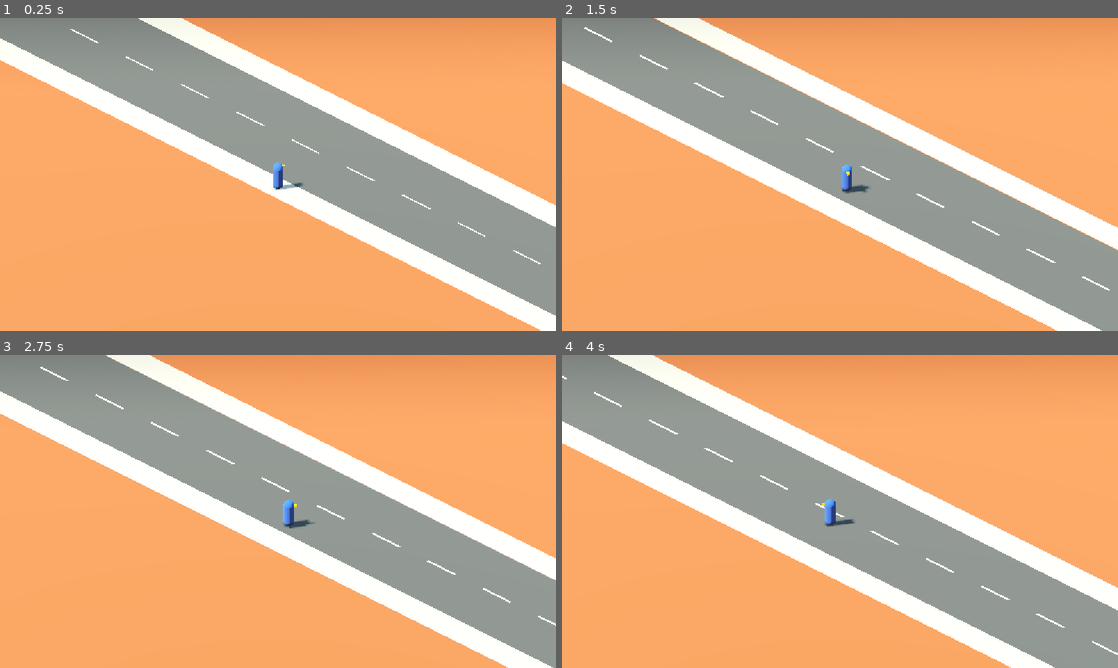
Above: before the commit, frames 1-4 (two rows, left to right).
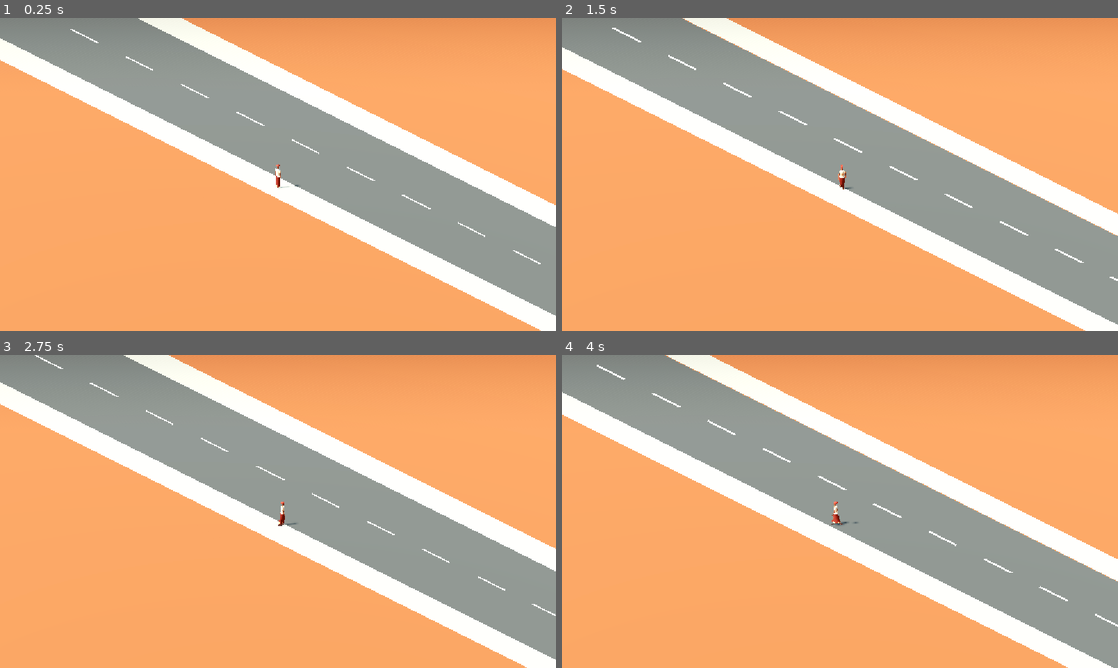
Above: after the commit, the same moments.

Repository: asieduofeijnr/gold_coast
Game: Godot game, scene res://scenes/main/main.tscn
Same seed, same stepped clock (60 frames per second), same inputs: the game is played once before the commit and once after it.
Inputs:
- Up to frame 1 (0.25 s): no input
- Up to frame 2 (1.5 s): hold D (move_right) 0.53-1.28 s; hold S (move_back) from 1.28 s (still down)
- Up to frame 3 (2.75 s): release S (move_back) at 2.03 s; hold D (move_right) from 2.03 s (still down)
- Up to frame 4 (4 s): release D (move_right) at 2.78 s; hold W (move_forward) 2.78-3.53 s; hold A (move_left) from 3.53 s (still down)

The runs differ from the first frame. In frame 1, 0.2% of the frame differs, in the area x 49-55%, y 46-55%; in frame 2, 16%; in frame 3, 11%; in frame 4, 29%, in the area x 0-100%, y 0-100%.

Commit message:
Add the first player character
A young woman in a kaba and slit with a duku, gold jewelry, and sandals,
built by blender/scripts/build_player_character.py and exported as a .glb
with idle and walk animations. Adds her colors to the palette (and renames
danfo_yellow to kente_gold), slows walking to 1.8 m/s to match her steps,
and adds tests for her animations.

Diff:
--- a/gold-coast/art/palette/palette.gd
+++ b/gold-coast/art/palette/palette.gd
@@ -8,7 +8,7 @@
 ## The color names. Scripts can show these as a dropdown in the Inspector
 ## (see PaletteMesh).
 enum ColorName {
-	DANFO_YELLOW,
+	KENTE_GOLD,
 	LATERITE,
 	ASPHALT,
 	ROAD_MARKING,
@@ -25,10 +25,17 @@
 	SKY_HORIZON,
 	GROUND_HORIZON,
 	GROUND_BOTTOM,
+	SKIN_DEEP,
+	CLOTH_MAROON,
+	CLOTH_RED,
+	CLOTH_CREAM,
+	CLOTH_OCHRE,
+	GOLD_JEWELRY,
+	DARK_BROWN,
 }
 
 const COLORS: Dictionary[ColorName, Color] = {
-	ColorName.DANFO_YELLOW: Color("#F2B705"), # buses, accents
+	ColorName.KENTE_GOLD: Color("#F2B705"), # accents, taxi corners, signboards
 	ColorName.LATERITE: Color("#A9532D"), # bare ground, road edges
 	ColorName.ASPHALT: Color("#4A4A48"), # roads
 	ColorName.ROAD_MARKING: Color("#E8E4D8"), # lane lines
@@ -45,6 +52,13 @@
 	ColorName.SKY_HORIZON: Color("#D9D0BE"), # hazy sky near the horizon
 	ColorName.GROUND_HORIZON: Color("#9A5A3A"), # what you see past the edge of the map
 	ColorName.GROUND_BOTTOM: Color("#8A4E30"), # what you see past the edge of the map
+	ColorName.SKIN_DEEP: Color("#7A4433"), # the player's skin
+	ColorName.CLOTH_MAROON: Color("#6A1C15"), # her slit (wrap skirt)
+	ColorName.CLOTH_RED: Color("#A3362A"), # her duku (headwrap)
+	ColorName.CLOTH_CREAM: Color("#EAD3B4"), # her kaba (top)
+	ColorName.CLOTH_OCHRE: Color("#E0A878"), # trim bands on her skirt
+	ColorName.GOLD_JEWELRY: Color("#D9A55B"), # earrings, necklace, bangles
+	ColorName.DARK_BROWN: Color("#3D1A14"), # sandals, eyes
 }
 
 # One shared material per color, made the first time it's asked for.
--- a/gold-coast/scenes/player/player.gd
+++ b/gold-coast/scenes/player/player.gd
@@ -3,14 +3,18 @@
 ## The character you control. WASD (or the arrow keys) moves you relative
 ## to the camera: W always walks up the screen, whatever the camera angle.
 
-## Top walking speed, in metres per second.
-@export var walk_speed := 4.5
+## Top walking speed, in metres per second (a brisk walk, matching her
+## walk animation).
+@export var walk_speed := 1.8
 ## How quickly you speed up to walking speed (metres per second, per second).
 @export var acceleration := 30.0
 ## How quickly you slow down after letting go of the keys.
 @export var deceleration := 40.0
 ## How quickly you turn to face the way you're walking. Higher = snappier.
 @export var turn_speed := 12.0
+
+# The 3D character, if the Model is one (the old capsule placeholder isn't).
+@onready var _model := get_node_or_null("Model") as PlayerModel
 
 
 func _physics_process(delta: float) -> void:
@@ -32,6 +36,9 @@
 
 	move_and_slide()
 
+	if _model != null:
+		_model.move_speed = Vector2(velocity.x, velocity.z).length()
+
 
 ## Turns the key input into a direction on the ground, based on which way
 ## the camera is looking.
--- a/gold-coast/scenes/player/player.tscn
+++ b/gold-coast/scenes/player/player.tscn
@@ -1,7 +1,7 @@
 [gd_scene format=3]
 
 [ext_resource type="Script" path="res://scenes/player/player.gd" id="1_player"]
-[ext_resource type="PackedScene" path="res://scenes/player/player_placeholder_model.tscn" id="2_model"]
+[ext_resource type="PackedScene" path="res://scenes/player/player_model.tscn" id="2_model"]
 
 [sub_resource type="CapsuleShape3D" id="CapsuleShape3D_body"]
 radius = 0.35
--- /dev/null
+++ b/gold-coast/scenes/player/player_model.gd
@@ -0,0 +1,40 @@
+class_name PlayerModel
+extends Node3D
+## The player's 3D character. It plays "idle" when she's standing still and
+## "walk" when she's moving, and speeds the walk up or slows it down so her
+## feet keep pace with the ground.
+
+## The speed (metres per second) her walk animation was made for. Measured
+## from the animation in Blender.
+@export var walk_animation_speed := 1.7
+## Below this speed she counts as standing still.
+@export var walk_threshold := 0.2
+## How long the change between standing and walking takes, in seconds.
+@export var blend_time := 0.2
+
+## How fast she's moving, in metres per second. The player script sets this.
+var move_speed := 0.0
+
+@onready var animation_player: AnimationPlayer = find_child("AnimationPlayer")
+
+
+func _ready() -> void:
+	# The animations should repeat forever. The file doesn't store that, so
+	# it's set here.
+	for animation_name in animation_player.get_animation_list():
+		animation_player.get_animation(animation_name).loop_mode = Animation.LOOP_LINEAR
+	animation_player.play("idle")
+
+
+func _process(_delta: float) -> void:
+	if move_speed > walk_threshold:
+		_play("walk")
+		animation_player.speed_scale = move_speed / walk_animation_speed
+	else:
+		_play("idle")
+		animation_player.speed_scale = 1.0
+
+
+func _play(animation_name: StringName) -> void:
+	if animation_player.current_animation != animation_name:
+		animation_player.play(animation_name, blend_time)
--- /dev/null
+++ b/gold-coast/scenes/player/player_model.tscn
@@ -0,0 +1,10 @@
+[gd_scene format=3]
+
+[ext_resource type="Script" path="res://scenes/player/player_model.gd" id="1_player_model"]
+[ext_resource type="PackedScene" path="res://art/models/characters/player_character.glb" id="2_character"]
+
+[node name="PlayerModel" type="Node3D"]
+script = ExtResource("1_player_model")
+
+[node name="Character" parent="." instance=ExtResource("2_character")]
+transform = Transform3D(-1, 0, 0, 0, 1, 0, 0, 0, -1, 0, 0, 0)
--- /dev/null
+++ b/gold-coast/tests/test_player_model.gd
@@ -0,0 +1,44 @@
+extends TestCase
+## Checks the player's 3D character: she's the right size, faces the way she
+## walks, and switches between her standing and walking animations.
+
+const MAIN_SCENE := preload("res://scenes/main/main.tscn")
+
+
+func run_tests() -> void:
+	var main := MAIN_SCENE.instantiate()
+	add_child(main)
+	var player: Player = main.get_node("Player")
+	var model := player.get_node("Model") as PlayerModel
+	check(model != null, "the player uses the real character, not the capsule")
+	if model == null:
+		main.queue_free()
+		return
+
+	var mesh := model.find_child("Body") as MeshInstance3D
+	var height := mesh.get_aabb().size.y
+	check(height > 1.6 and height < 1.9, "she's about 1.7 m tall (%.2f m with her headwrap)" % height)
+
+	# Her toes point along her foot bone, so they show which way she faces.
+	var skeleton := model.find_child("Skeleton3D") as Skeleton3D
+	var foot_pose := skeleton.get_bone_global_pose(skeleton.find_bone("LeftFoot"))
+	var toes := skeleton.global_basis * foot_pose.basis.y
+	var forward := -player.global_basis.z
+	check(Vector2(toes.x, toes.z).normalized().dot(Vector2(forward.x, forward.z)) > 0.9,
+			"she faces the way she walks")
+
+	await wait_physics_frames(30)
+	check(model.animation_player.current_animation == "idle", "she plays her idle animation when standing still")
+
+	Input.action_press("move_forward")
+	await wait_physics_frames(30)
+	check(model.animation_player.current_animation == "walk", "she plays her walk animation when moving")
+	var expected_scale := player.walk_speed / model.walk_animation_speed
+	check(absf(model.animation_player.speed_scale - expected_scale) < 0.1,
+			"  ...at a speed that matches her steps (x%.2f)" % model.animation_player.speed_scale)
+	Input.action_release("move_forward")
+
+	await wait_physics_frames(30)
+	check(model.animation_player.current_animation == "idle", "she goes back to idle after stopping")
+
+	main.queue_free()
--- a/gold-coast/tests/test_player_movement.gd
+++ b/gold-coast/tests/test_player_movement.gd
@@ -40,7 +40,7 @@
 
 	var distance := Vector2(moved.x, moved.z).length()
 	var on_screen := _to_screen(moved).normalized()
-	check(distance > 3.0 and on_screen.dot(expected) > 0.98,
+	check(distance > _player.walk_speed * 0.6 and on_screen.dot(expected) > 0.98,
 			"%s (walked %.1f m)" % [description, distance])
 	check(_is_standing(), "  ...and is still standing on the ground")
 	check(Vector2(_player.velocity.x, _player.velocity.z).length() < 0.01,
Binary file added: gold-coast/art/models/characters/player_character.glb
Not shown, added: gold-coast/art/models/characters/player_character.glb.import
Not shown, added: gold-coast/scenes/player/player_model.gd.uid
Not shown, added: gold-coast/tests/test_player_model.gd.uid
Not shown, changed: .gitignore
Not shown, added: blender/characters/player_character.blend
Not shown, added: blender/characters/player_character_preview.png
Not shown, added: blender/scripts/build_player_character.py
